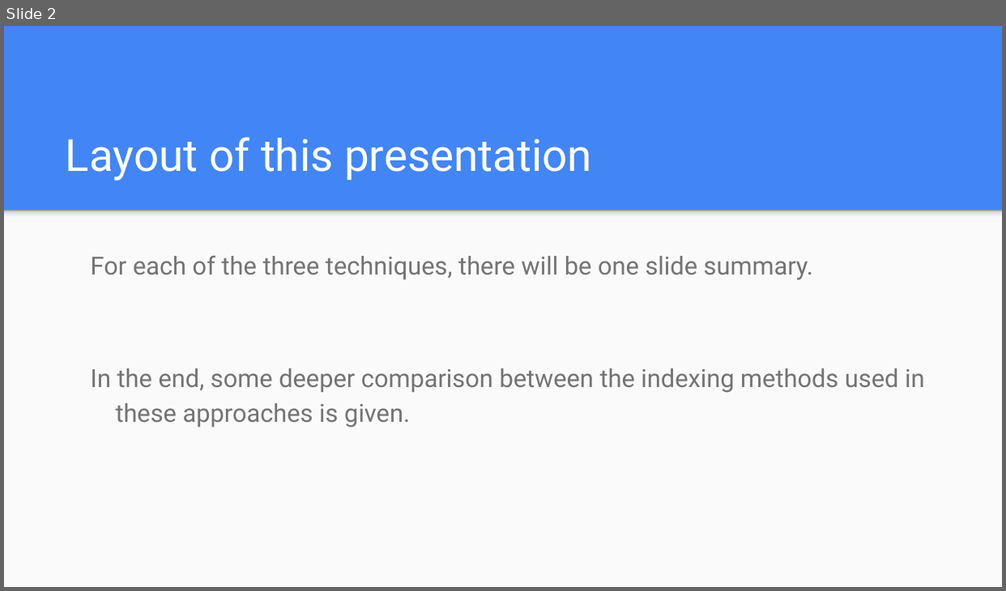
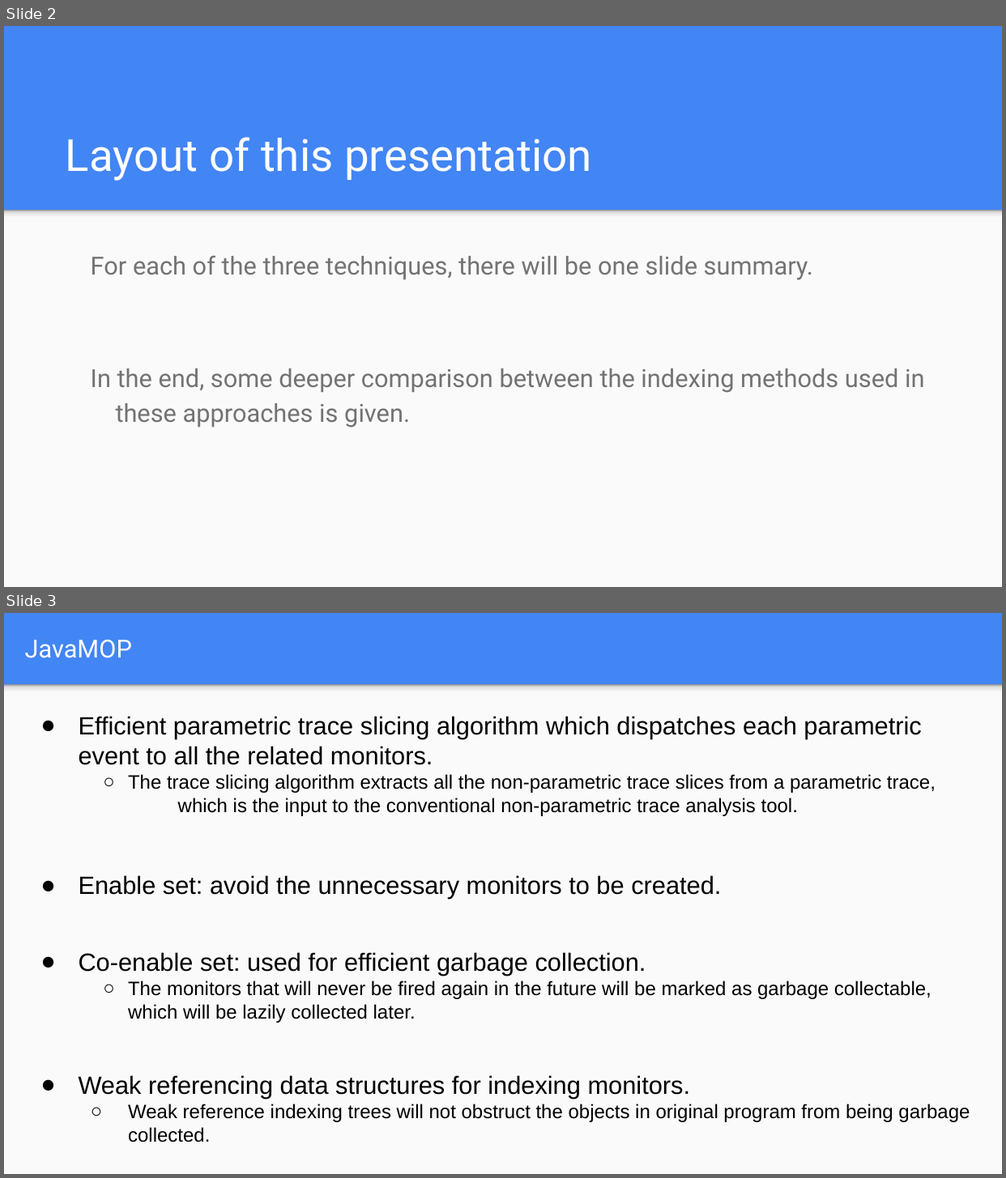
Before and after one commit to xiaohe27/Tasks, a slide deck: RuntimeMonitoringTechComparison/Comparison Between Runtime Monitoring Techniques.pptx. Shown one above the other, each under a label of ours: slide 2 before the commit, slides 2 and 3 after it. The pictures are 1006x591 and 1006x1178 pixels, drawn with LibreOffice and Linux fonts; fonts in the diff are those of the drawing. Boxes give left, top, right and bottom in pixels: in the first picture for what was removed or moved away, otherwise in the second. Text is boxed around its words. In the diff, an @@ line names an element or a change of style, - is before the commit and + after.

```diff
--- a/RuntimeMonitoringTechComparison/Comparison Between Runtime Monitoring Techniques.pptx
+++ b/RuntimeMonitoringTechComparison/Comparison Between Runtime Monitoring Techniques.pptx
@@ slide 3 added at (4, 613, 1002, 1174), background #4285F4 @@
@@ title added at (25, 640, 132, 658), 18 pt, text #FFFFFF @@
+JavaMOP
@@ rectangle added at (4, 685, 1002, 1174), fill #FAFAFA @@
@@ rectangle added at (4, 685, 1002, 696), fill gradient #F9F9F9 to #DEDEDE to #999999 @@
@@ text added at (79, 716, 970, 1143), 14 pt, text #000000 @@
+● Efficient parametric trace slicing algorithm which dispatches each parametric event to all the related monitors.
+  ○ The trace slicing algorithm extracts all the non-parametric trace slices from a parametric trace,
+which is the input to the conventional non-parametric trace analysis tool.
+● Enable set: avoid the unnecessary monitors to be created.
+● Co-enable set: used for efficient garbage collection.
+  ○ The monitors that will never be fired again in the future will be marked as garbage collectable, which will be lazily collected later.
+● Weak referencing data structures for indexing monitors.
+  ○ Weak reference indexing trees will not obstruct the objects in original program from being garbage collected.
```
Also in this commit, not shown: 1 slide changed, 3 other slides added, 1 other file.
